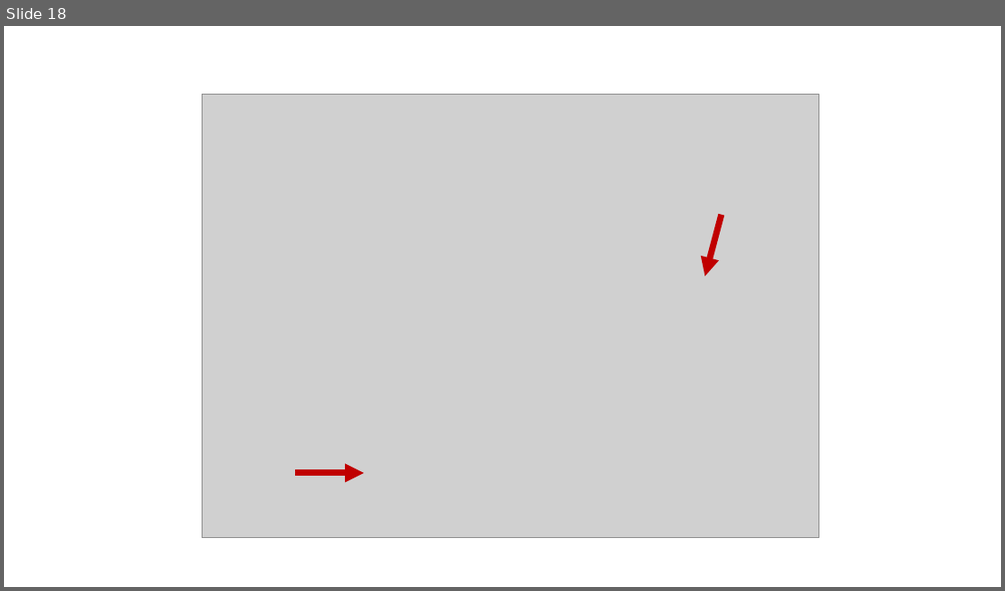
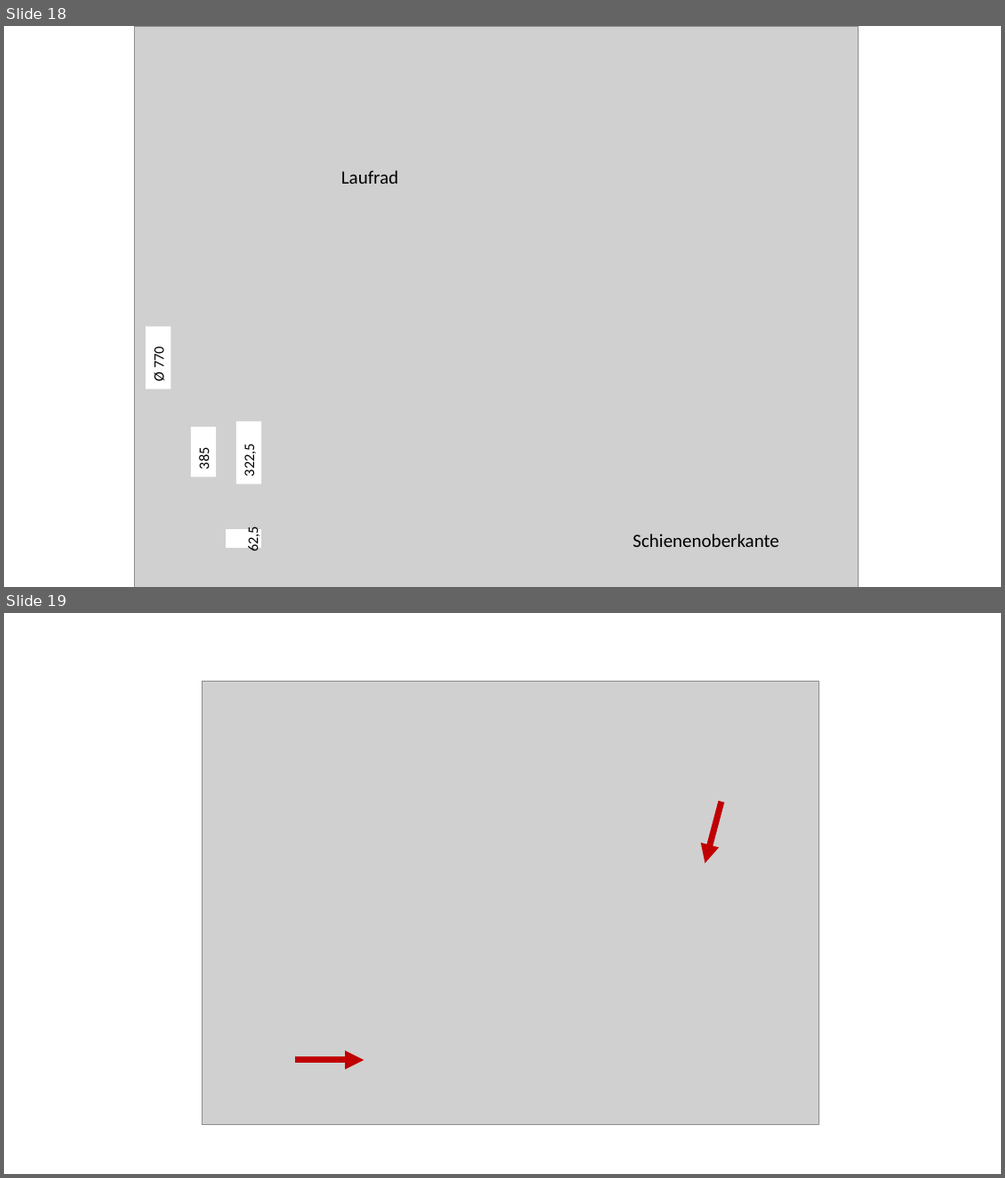
Before and after one commit to MattdewT/KE4, a slide deck: Grafiken.pptx. Shown one above the other, each under a label of ours: slide 18 before the commit, slides 18 and 19 after it. The pictures are 1005x591 and 1005x1178 pixels, drawn with LibreOffice and Linux fonts; fonts in the diff are those of the drawing; grey boxes stand for pictures. Boxes give left, top, right and bottom in pixels: in the first picture for what was removed or moved away, otherwise in the second. Text is boxed around its words. In the diff, an @@ line names an element or a change of style, - is before the commit and + after.

```diff
--- a/Grafiken.pptx
+++ b/Grafiken.pptx
@@ slide 18 added at (x1=4, y1=26, x2=1001, y2=587), background #FFFFFF @@
@@ picture added at (x1=135, y1=26, x2=858, y2=587) @@
@@ text added at (x1=341, y1=170, x2=398, y2=184), 18 pt, text #000000 @@
+Laufrad
@@ rectangle added at (x1=146, y1=327, x2=171, y2=389), fill #FFFFFF, 14 pt, text #000000 @@
+Ø 770
@@ rectangle added at (x1=235, y1=421, x2=261, y2=484), fill #FFFFFF, 14 pt, text #000000 @@
+322,5
@@ rectangle added at (x1=191, y1=426, x2=217, y2=477), fill #FFFFFF, 14 pt, text #000000 @@
+385
@@ rectangle added at (x1=226, y1=529, x2=261, y2=547), fill #FFFFFF, outline #FFFFFF 1 pt @@
@@ text added at (x1=244, y1=528, x2=262, y2=552), 14 pt, text #000000 @@
+62,5
@@ text added at (x1=632, y1=533, x2=778, y2=547), 18 pt, text #000000 @@
+Schienenoberkante
@@ what was slide 18 is now slide 19 @@
```
Also in this commit, not shown: 2 other slides added, 3 other files.
